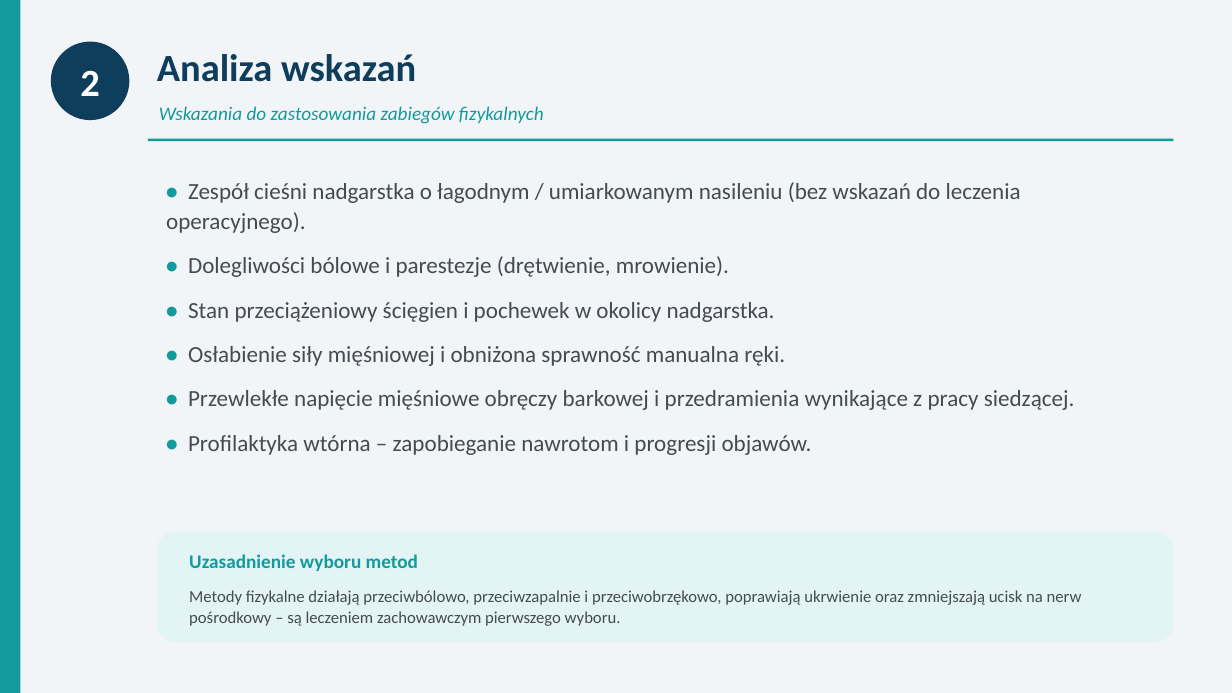
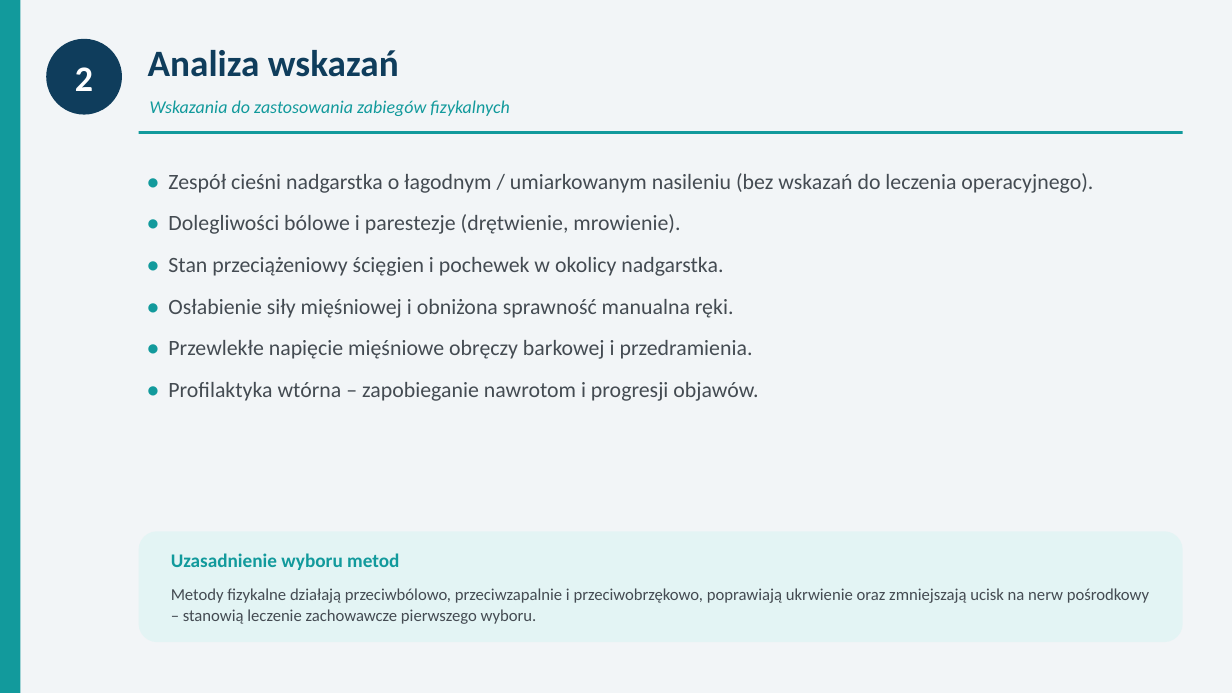
Before and after one commit to ernestkurdziel-max/eqwdfqae, a slide deck: slide 4 of Zespol_ciesni_nadgarstka_prezentacja.pptx. Drawn at 1232x693 pixels with LibreOffice and Linux fonts; fonts in the diff are those of the drawing. Boxes give left, top, right and bottom in pixels: in the first picture for what was removed or moved away, otherwise in the second. Text is boxed around its words. In the diff, an @@ line names an element or a change of style, - is before the commit and + after.

```diff
--- a/Zespol_ciesni_nadgarstka_prezentacja.pptx
+++ b/Zespol_ciesni_nadgarstka_prezentacja.pptx
@@ ellipse "2": place and size @@
-ellipse "2" at bbox=[51, 42, 129, 120]
+ellipse "2" at bbox=[46, 39, 122, 115]
@@ ellipse "2" at bbox=[46, 39, 122, 115]: size 30 to 28 pt @@
@@ text "Analiza wskazań": place and size @@
-text "Analiza wskazań" at bbox=[157, 54, 416, 82]
+text "Analiza wskazań" at bbox=[148, 50, 399, 77]
@@ text "Analiza wskazań" at bbox=[148, 50, 399, 77]: size 30 to 29 pt @@
@@ text "Wskazania do zastosowania zabiegów fizykalnych": place and size @@
-text "Wskazania do zastosowania zabiegów fizykalnych" at bbox=[159, 106, 544, 124]
+text "Wskazania do zastosowania zabiegów fizykalnych" at bbox=[150, 100, 509, 116]
@@ text "Wskazania do zastosowania zabiegów fizykalnych" at bbox=[150, 100, 509, 116]: size 15 to 14 pt @@
@@ rectangle: place and size @@
-rectangle at bbox=[148, 139, 1174, 141]
+rectangle at bbox=[139, 131, 1183, 134]
@@ text "• Zespół cieśni nadgarstka o ...": place and size @@
-text "• Zespół cieśni nadgarstka o ..." at bbox=[166, 182, 1075, 455]
+text "• Zespół cieśni nadgarstka o ..." at bbox=[168, 173, 1093, 401]
@@ text at bbox=[168, 173, 1093, 401]: size 18 to 17 pt in "• Zespół cieśni nadgarstka o łagodnym / ...", "• Dolegliwości bólowe i parestezje (drętwienie, mrowienie).", "• Stan przeciążeniowy ścięgien i pochewek w ...", "• Osłabienie siły mięśniowej i obniżona sprawność ..." and 1 more places; less space between paragraphs @@
@@ text at bbox=[168, 340, 753, 359]: text changed; size 18 to 17 pt @@
-• Przewlekłe napięcie mięśniowe obręczy barkowej i przedramienia wynikające z pracy siedzącej.
+• Przewlekłe napięcie mięśniowe obręczy barkowej i przedramienia.
@@ rounded rectangle: place and size @@
-rounded rectangle at bbox=[157, 531, 1174, 642]
+rounded rectangle at bbox=[139, 531, 1183, 642]
@@ text "Uzasadnienie wyboru metod": place and size @@
-text "Uzasadnienie wyboru metod" at bbox=[189, 554, 418, 571]
+text "Uzasadnienie wyboru metod" at bbox=[171, 553, 399, 570]
@@ text at bbox=[171, 588, 1149, 624]: text changed @@
-Metody fizykalne działają przeciwbólowo, przeciwzapalnie i przeciwobrzękowo, poprawiają ukrwienie oraz zmniejszają ucisk na nerw pośrodkowy – są leczeniem zachowawczym pierwszego wyboru.
+Metody fizykalne działają przeciwbólowo, przeciwzapalnie i przeciwobrzękowo, poprawiają ukrwienie oraz zmniejszają ucisk na nerw pośrodkowy – stanowią leczenie zachowawcze pierwszego wyboru.
```
Also in this commit, not shown: 11 other slides changed, 3 slides added, 1 slide removed, 11 other files.
